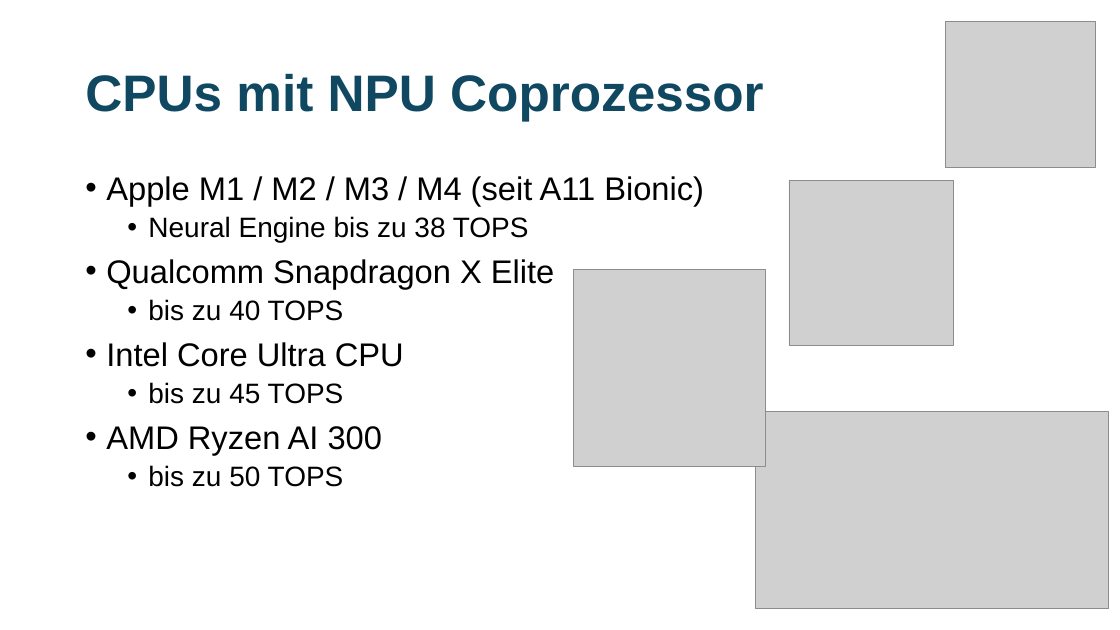
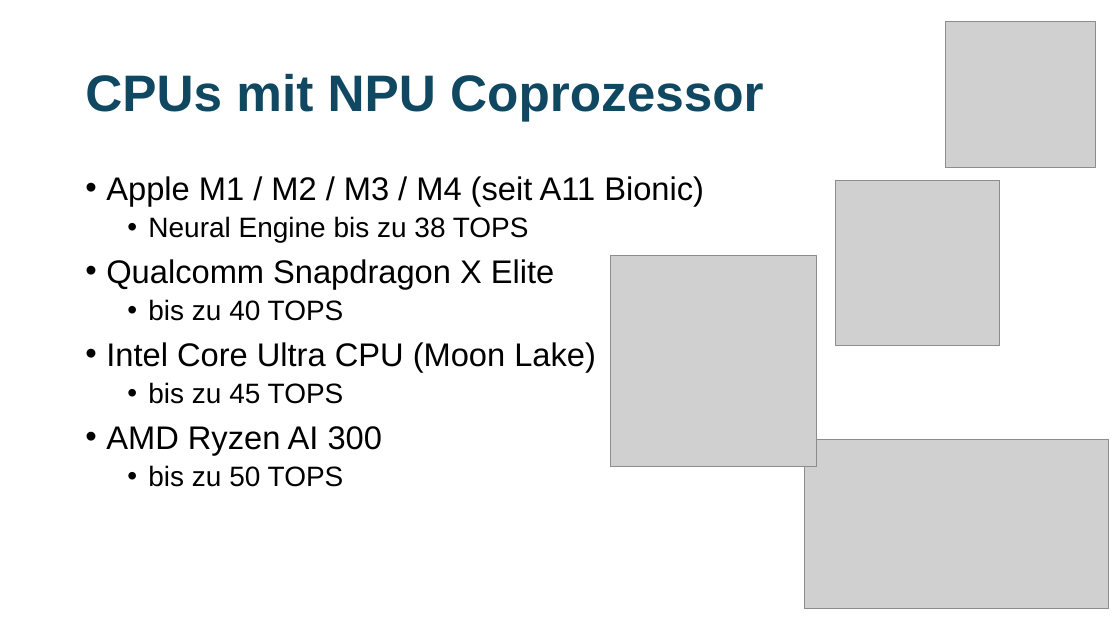
Before and after one commit to MickyRoth/Presentations, a slide deck: slide 6 of KI Grundlagen.pptx. Drawn at 1120x630 pixels with LibreOffice and Linux fonts; fonts in the diff are those of the drawing; grey boxes stand for pictures. Boxes give left, top, right and bottom in pixels: in the first picture for what was removed or moved away, otherwise in the second. Text is boxed around its words. In the diff, an @@ line names an element or a change of style, - is before the commit and + after.

```diff
--- a/KI Grundlagen.pptx
+++ b/KI Grundlagen.pptx
@@ picture: place and size @@
-picture at (789,180,954,344)
+picture at (835,180,1000,344)
@@ picture: place and size @@
-picture at (574,269,765,465)
+picture at (611,255,817,467)
@@ text at (106,342,596,372): text changed @@
-• Intel Core Ultra CPU
+• Intel Core Ultra CPU (Moon Lake)
@@ picture: place and size @@
-picture at (756,412,1109,609)
+picture at (805,439,1108,609)
```
Also in this commit, not shown: 6 other slides changed, 1 slide added.
